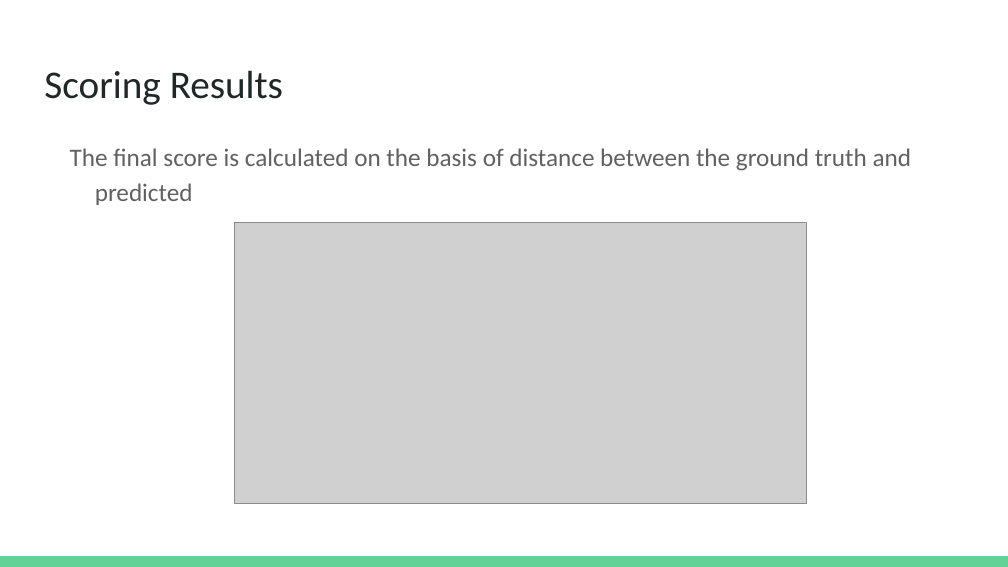
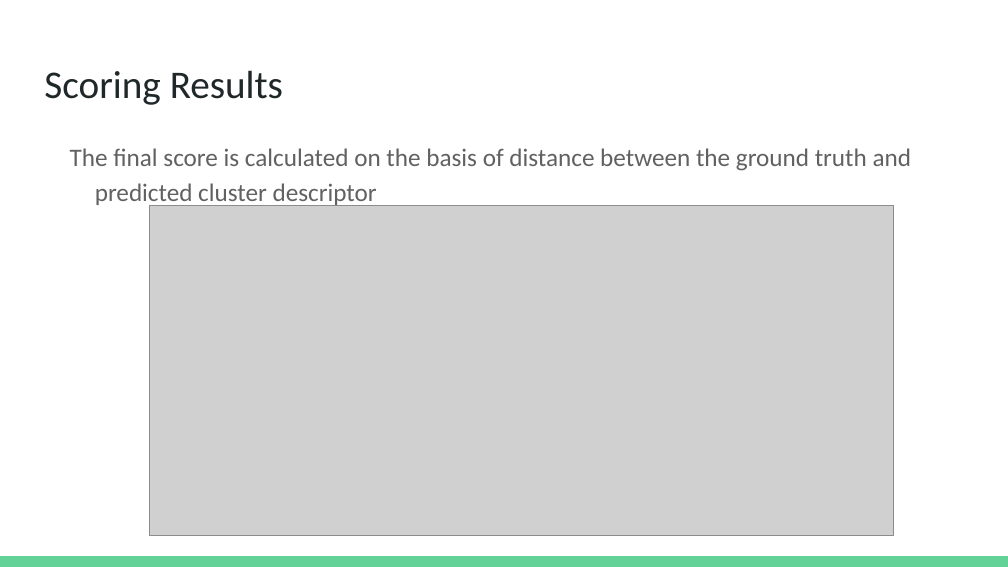
Before and after one commit to chirag1992m/clustering-labeling, a slide deck: slide 23 of reports/Slides.pptx. Drawn at 1008x567 pixels with LibreOffice and Linux fonts; fonts in the diff are those of the drawing; grey boxes stand for pictures. Boxes give left, top, right and bottom in pixels: in the first picture for what was removed or moved away, otherwise in the second. Text is boxed around its words. In the diff, an @@ line names an element or a change of style, - is before the commit and + after.

Commit message:
Fixing a typo in score calculation

```diff
--- a/reports/Slides.pptx
+++ b/reports/Slides.pptx
@@ text at (70,148,912,208): text changed @@
-The final score is calculated on the basis of distance between the ground truth and predicted
+The final score is calculated on the basis of distance between the ground truth and predicted cluster descriptor
@@ picture: place and size @@
-picture at (235,223,806,504)
+picture at (150,206,894,536)
```
Also in this commit, not shown: 1 other file.
